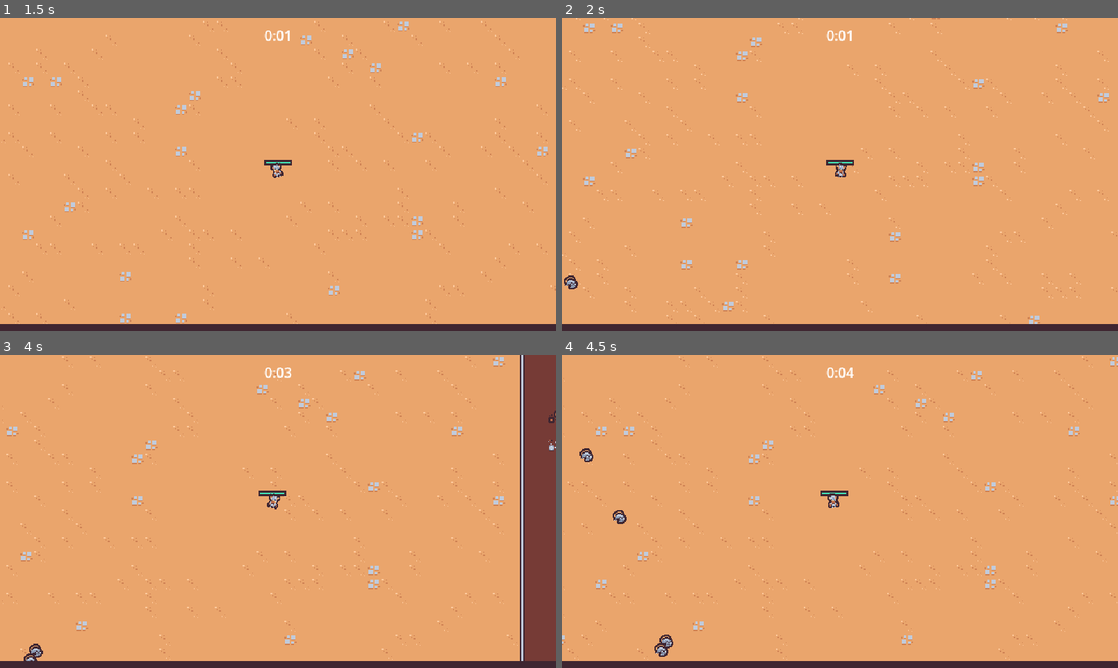
Above: before the commit, frames 1-4 (two rows, left to right).
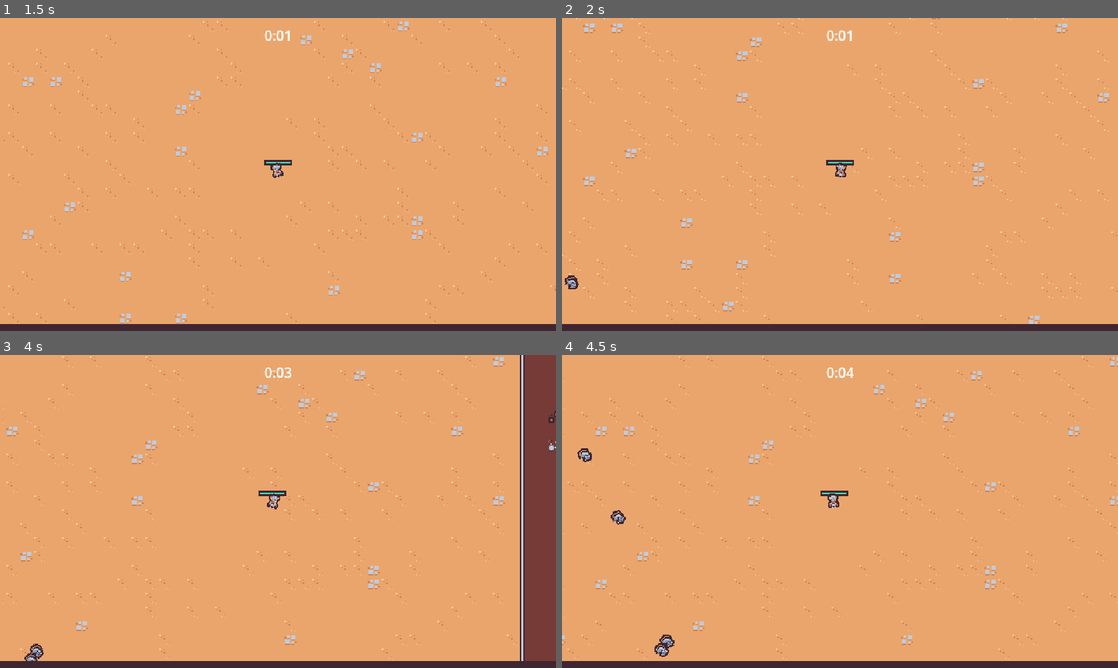
Above: after the commit, the same moments.

Repository: bseth15/2DSurvivorsCourse
Game: Godot game, scene res://scenes/main/main.tscn
The game is run twice, just before and just after one commit, with the same random seed, the same clock (stepped at 60 frames per second) and the same inputs.
Inputs (mouse positions are in pixels of both pictures, inside the frame that each line leads up to):
- Up to frame 1 (1.5 s): move the mouse to (400, 158) at 0.52 s; press the mouse at (400, 158) at 0.53 s; hold D (move_right) 0.53-1.28 s; move the mouse to (166, 190) at 1.27 s; release the mouse at (166, 190) at 1.28 s; hold S (move_down) from 1.28 s (still down); click (166, 190) at 1.35 s
- Up to frame 2 (2 s): keep holding S (move_down)
- Up to frame 3 (4 s): move the mouse to (333, 442) at 2.02 s; release S (move_down) at 2.03 s; press the mouse at (333, 442) at 2.03 s; hold D (move_right) 2.03-2.78 s; move the mouse to (250, 574) at 2.77 s; release the mouse at (250, 574) at 2.78 s; hold W (move_up) 2.78-3.53 s; click (250, 574) at 2.85 s; move the mouse to (444, 558) at 3.52 s; press the mouse at (444, 558) at 3.53 s; hold A (move_left) from 3.53 s (still down)
- Up to frame 4 (4.5 s): keep holding A (move_left); move the mouse to (673, 464) at 4.27 s; release the mouse at (673, 464) at 4.28 s; click (673, 464) at 4.35 s

Frame 1 is identical in both runs. In frame 2, less than 0.1% of the frame differs, in the area x 0-3%, y 82-87%; in frame 3, less than 0.1%; in frame 4, 0.2%, in the area x 2-21%, y 29-97%.

Commit message:
animate enemy

Diff:
--- /dev/null
+++ b/scenes/component/death_component.tscn
@@ -0,0 +1,91 @@
+[gd_scene load_steps=8 format=3 uid="uid://2458k5k53ji8"]
+
+[ext_resource type="Texture2D" uid="uid://conhtjpg8pvii" path="res://scenes/game_object/basic_enemy/basic_enemy.png" id="1_j3vo2"]
+
+[sub_resource type="Animation" id="Animation_y8weo"]
+resource_name = "default"
+tracks/0/type = "value"
+tracks/0/imported = false
+tracks/0/enabled = true
+tracks/0/path = NodePath("GPUParticles2D:emitting")
+tracks/0/interp = 1
+tracks/0/loop_wrap = true
+tracks/0/keys = {
+"times": PackedFloat32Array(0),
+"transitions": PackedFloat32Array(1),
+"update": 1,
+"values": [true]
+}
+tracks/1/type = "method"
+tracks/1/imported = false
+tracks/1/enabled = true
+tracks/1/path = NodePath(".")
+tracks/1/interp = 1
+tracks/1/loop_wrap = true
+tracks/1/keys = {
+"times": PackedFloat32Array(1),
+"transitions": PackedFloat32Array(1),
+"values": [{
+"args": [],
+"method": &"queue_free"
+}]
+}
+
+[sub_resource type="Animation" id="Animation_33y8i"]
+length = 0.001
+tracks/0/type = "value"
+tracks/0/imported = false
+tracks/0/enabled = true
+tracks/0/path = NodePath("GPUParticles2D:emitting")
+tracks/0/interp = 1
+tracks/0/loop_wrap = true
+tracks/0/keys = {
+"times": PackedFloat32Array(0),
+"transitions": PackedFloat32Array(1),
+"update": 1,
+"values": [false]
+}
+
+[sub_resource type="AnimationLibrary" id="AnimationLibrary_jsx0t"]
+_data = {
+"RESET": SubResource("Animation_33y8i"),
+"default": SubResource("Animation_y8weo")
+}
+
+[sub_resource type="Curve" id="Curve_mfes1"]
+_data = [Vector2(0, 1), 0.0, 0.0, 0, 0, Vector2(0.6, 1), 0.0, 0.0, 0, 0, Vector2(1, 0), 0.0, 0.0, 0, 0]
+point_count = 3
+
+[sub_resource type="CurveTexture" id="CurveTexture_oq8t8"]
+curve = SubResource("Curve_mfes1")
+
+[sub_resource type="ParticleProcessMaterial" id="ParticleProcessMaterial_oa85q"]
+particle_flag_disable_z = true
+direction = Vector3(0, -1, 0)
+spread = 30.0
+gravity = Vector3(0, 400, 0)
+initial_velocity_min = 125.0
+initial_velocity_max = 200.0
+angular_velocity_min = -720.0
+angular_velocity_max = 720.0
+orbit_velocity_min = 0.0
+orbit_velocity_max = 0.0
+scale_curve = SubResource("CurveTexture_oq8t8")
+
+[node name="DeathComponent" type="Node2D"]
+
+[node name="AnimationPlayer" type="AnimationPlayer" parent="."]
+autoplay = "default"
+libraries = {
+"": SubResource("AnimationLibrary_jsx0t")
+}
+
+[node name="GPUParticles2D" type="GPUParticles2D" parent="."]
+emitting = false
+amount = 1
+process_material = SubResource("ParticleProcessMaterial_oa85q")
+texture = ExtResource("1_j3vo2")
+lifetime = 0.65
+one_shot = true
+fixed_fps = 0
+interpolate = false
--- a/scenes/game_object/basic_enemy/basic_enemy.tscn
+++ b/scenes/game_object/basic_enemy/basic_enemy.tscn
@@ -1,10 +1,96 @@
-[gd_scene load_steps=8 format=3 uid="uid://duayp3hbadurw"]
+[gd_scene load_steps=11 format=3 uid="uid://duayp3hbadurw"]
 
 [ext_resource type="Script" path="res://scenes/game_object/basic_enemy/basic_enemy.gd" id="1_u4x7s"]
 [ext_resource type="Texture2D" uid="uid://conhtjpg8pvii" path="res://scenes/game_object/basic_enemy/basic_enemy.png" id="2_4dp0f"]
 [ext_resource type="PackedScene" uid="uid://cf3njyix76t8y" path="res://scenes/component/health_component.tscn" id="2_v5eyi"]
 [ext_resource type="PackedScene" uid="uid://crxaquhb1rqtu" path="res://scenes/component/vial_drop_component.tscn" id="3_fht6a"]
 [ext_resource type="PackedScene" uid="uid://dmtjg72lmbch7" path="res://scenes/component/hurtbox_component.tscn" id="4_b0jqm"]
+
+[sub_resource type="Animation" id="Animation_o5kov"]
+resource_name = "walk"
+length = 0.4
+loop_mode = 1
+tracks/0/type = "value"
+tracks/0/imported = false
+tracks/0/enabled = true
+tracks/0/path = NodePath("Visuals/Sprite2D:position")
+tracks/0/interp = 2
+tracks/0/loop_wrap = true
+tracks/0/keys = {
+"times": PackedFloat32Array(0, 0.1, 0.3),
+"transitions": PackedFloat32Array(1, 1, 1),
+"update": 0,
+"values": [Vector2(0, 0), Vector2(-1, 0), Vector2(1, 0)]
+}
+tracks/1/type = "value"
+tracks/1/imported = false
+tracks/1/enabled = true
+tracks/1/path = NodePath("Visuals/Sprite2D:rotation")
+tracks/1/interp = 2
+tracks/1/loop_wrap = true
+tracks/1/keys = {
+"times": PackedFloat32Array(0, 0.1, 0.2, 0.3),
+"transitions": PackedFloat32Array(1, 1, 1, 1),
+"update": 0,
+"values": [0.174533, -0.174533, 0.174533, -0.174533]
+}
+tracks/2/type = "value"
+tracks/2/imported = false
+tracks/2/enabled = true
+tracks/2/path = NodePath("Visuals/Sprite2D:scale")
+tracks/2/interp = 2
+tracks/2/loop_wrap = true
+tracks/2/keys = {
+"times": PackedFloat32Array(0),
+"transitions": PackedFloat32Array(1),
+"update": 0,
+"values": [Vector2(1, 1)]
+}
+
+[sub_resource type="Animation" id="Animation_w6pl5"]
+length = 0.001
+tracks/0/type = "value"
+tracks/0/imported = false
+tracks/0/enabled = true
+tracks/0/path = NodePath("Visuals/Sprite2D:position")
+tracks/0/interp = 1
+tracks/0/loop_wrap = true
+tracks/0/keys = {
+"times": PackedFloat32Array(0),
+"transitions": PackedFloat32Array(1),
+"update": 0,
+"values": [Vector2(0, 0)]
+}
+tracks/1/type = "value"
+tracks/1/imported = false
+tracks/1/enabled = true
+tracks/1/path = NodePath("Visuals/Sprite2D:rotation")
+tracks/1/interp = 1
+tracks/1/loop_wrap = true
+tracks/1/keys = {
+"times": PackedFloat32Array(0),
+"transitions": PackedFloat32Array(1),
+"update": 0,
+"values": [0.0]
+}
+tracks/2/type = "value"
+tracks/2/imported = false
+tracks/2/enabled = true
+tracks/2/path = NodePath("Visuals/Sprite2D:scale")
+tracks/2/interp = 1
+tracks/2/loop_wrap = true
+tracks/2/keys = {
+"times": PackedFloat32Array(0),
+"transitions": PackedFloat32Array(1),
+"update": 0,
+"values": [Vector2(1, 1)]
+}
+
+[sub_resource type="AnimationLibrary" id="AnimationLibrary_cuhcs"]
+_data = {
+"RESET": SubResource("Animation_w6pl5"),
+"walk": SubResource("Animation_o5kov")
+}
 
 [sub_resource type="CircleShape2D" id="CircleShape2D_i8bxm"]
 radius = 12.0
@@ -18,21 +104,27 @@
 motion_mode = 1
 script = ExtResource("1_u4x7s")
 
+[node name="AnimationPlayer" type="AnimationPlayer" parent="."]
+autoplay = "walk"
+libraries = {
+"": SubResource("AnimationLibrary_cuhcs")
+}
+
 [node name="HealthComponent" parent="." instance=ExtResource("2_v5eyi")]
 
 [node name="VialDropComponent" parent="." node_paths=PackedStringArray("health_component") instance=ExtResource("3_fht6a")]
 health_component = NodePath("../HealthComponent")
 
-[node name="Sprite2D" type="Sprite2D" parent="."]
+[node name="Visuals" type="Node2D" parent="."]
+
+[node name="Sprite2D" type="Sprite2D" parent="Visuals"]
 texture = ExtResource("2_4dp0f")
 offset = Vector2(0, -4)
-metadata/_edit_lock_ = true
 
 [node name="HurtboxComponent" parent="." node_paths=PackedStringArray("health_component") instance=ExtResource("4_b0jqm")]
 visible = false
 position = Vector2(0, -4)
 health_component = NodePath("../HealthComponent")
-metadata/_edit_lock_ = true
 
 [node name="CollisionShape2D" type="CollisionShape2D" parent="HurtboxComponent"]
 shape = SubResource("CircleShape2D_i8bxm")
@@ -43,4 +135,3 @@
 visible = false
 position = Vector2(0, -5)
 shape = SubResource("CircleShape2D_uus2p")
-metadata/_edit_lock_ = true
